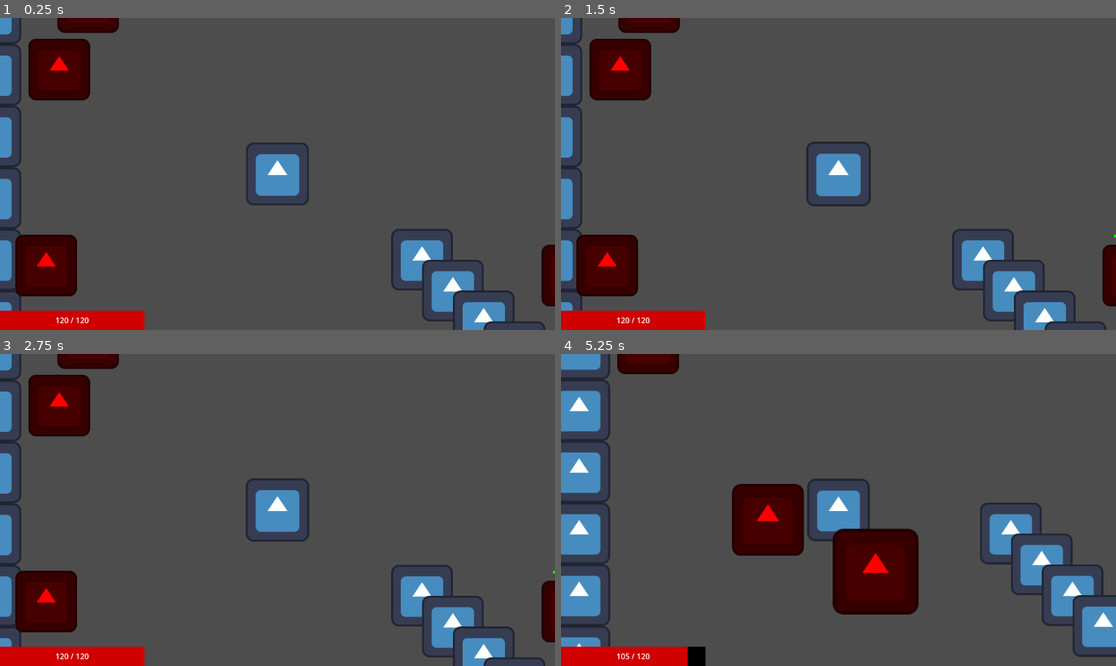
Above: before the commit, frames 1-4 (two rows, left to right).
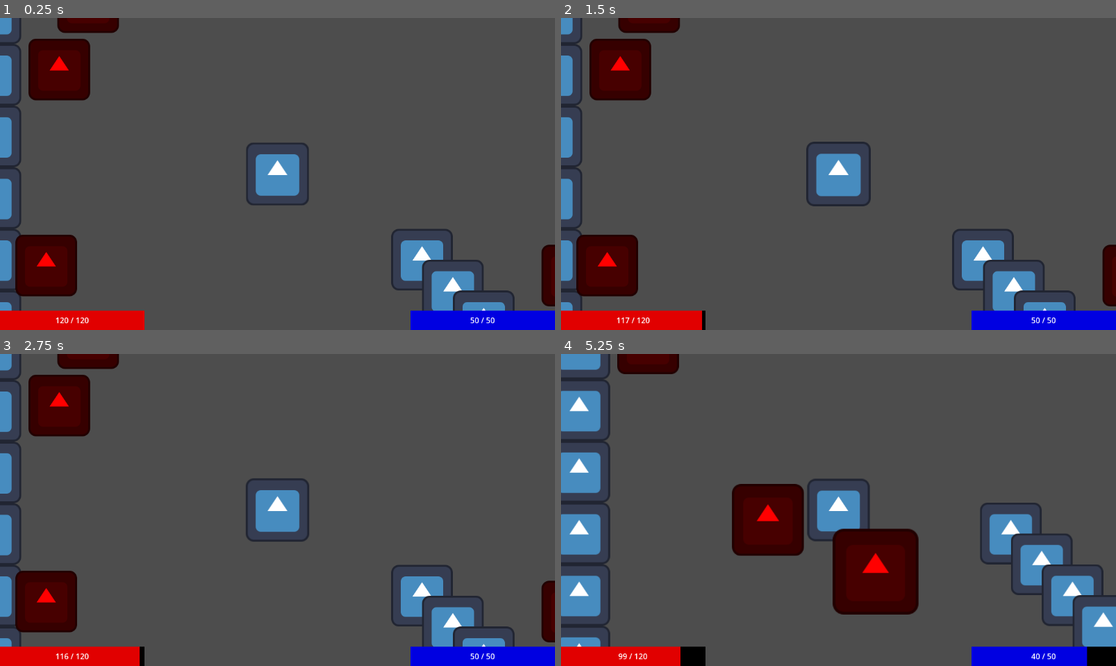
Above: after the commit, the same moments.

Repository: PietPadda/Godot_2D_ARPG
Game: Godot game, scene res://scenes/levels/main.tscn
Same seed, same stepped clock (60 frames per second), same inputs: the game is played once before the commit and once after it. The engine's default icon, where the game draws it, is replaced by a stand-in: a white triangle on a blue panel in a dark square.
Inputs (mouse positions are in pixels of both pictures, inside the frame that each line leads up to):
- Up to frame 1 (0.25 s): no input
- Up to frame 2 (1.5 s): tap Enter at 0.5 s; move the mouse to (960, 158) at 0.52 s; hold Space (attack) 0.53-1.28 s; tap Tab (ui_text_completion_replace) at 0.8, 1.35 s; move the mouse to (727, 189) at 1.27 s
- Up to frame 3 (2.75 s): tap Space (attack) at 1.55 s; move the mouse to (333, 441) at 2.02 s; hold Space (attack) from 2.03 s (still down); tap Tab (ui_text_completion_replace) at 2.3 s
- Up to frame 4 (5.25 s): move the mouse to (810, 572) at 2.77 s; release Space (attack) at 2.78 s; click (810, 572) at 2.85 s; tap Space (attack) at 3.05, 4.35 s; move the mouse to (1005, 556) at 3.52 s; hold Tab (ui_text_completion_replace) 3.53-4.28 s; tap 1 (skill_1, bound only after the commit) at 4.15 s; move the mouse to (672, 463) at 4.27 s; move the mouse to (866, 510) at 5.02 s; hold Tab (ui_text_completion_replace) from 5.03 s (still down)

The runs differ from the first frame. In frame 1, 1.6% of the frame differs, in the area x 73-100%, y 93-100%; in frame 2, 1.7%; in frame 3, 1.7%; in frame 4, 1.8%, in the area x 10-100%, y 93-100%.

Commit message:
feat(system): add mana resource and connect to UI

Diff:
--- a/project.godot
+++ b/project.godot
@@ -41,6 +41,11 @@
 "events": [Object(InputEventKey,"resource_local_to_scene":false,"resource_name":"","device":-1,"window_id":0,"alt_press …(192 unchanged characters)…
 ]
 }
+skill_1={
+"deadzone": 0.2,
+"events": [Object(InputEventKey,"resource_local_to_scene":false,"resource_name":"","device":-1,"window_id":0,"alt_pressed":false,"shift_pressed":false,"ctrl_pressed":false,"meta_pressed":false,"pressed":false,"keycode":0,"physical_keycode":49,"key_label":0,"unicode":49,"location":0,"echo":false,"script":null)
+]
+}
 
 [layer_names]
 
--- a/scenes/ui/HUD.tscn
+++ b/scenes/ui/HUD.tscn
@@ -7,7 +7,10 @@
 bg_color = Color(0, 0, 0, 1)
 
 [sub_resource type="StyleBoxFlat" id="StyleBoxFlat_6ll6g"]
-bg_color = Color(0.817316, 2.62313e-06, 1.05888e-06, 1)
+bg_color = Color(0.882353, 0, 0, 1)
+
+[sub_resource type="StyleBoxFlat" id="StyleBoxFlat_ig75s"]
+bg_color = Color(0, 0, 0.882353, 1)
 
 [node name="HUD" type="CanvasLayer"]
 script = ExtResource("1_kw0id")
@@ -22,7 +25,7 @@
 theme_override_styles/background = SubResource("StyleBoxFlat_atyv1")
 theme_override_styles/fill = SubResource("StyleBoxFlat_6ll6g")
 step = 1.0
-value = 100.0
+value = 50.0
 show_percentage = false
 
 [node name="HealthLabel" type="Label" parent="PlayerHealthBar"]
@@ -32,7 +35,34 @@
 anchor_bottom = 1.0
 grow_horizontal = 2
 grow_vertical = 2
-text = "label test value"
+text = "50 / 100"
+horizontal_alignment = 1
+vertical_alignment = 1
+
+[node name="PlayerManaBar" type="ProgressBar" parent="."]
+anchors_preset = 3
+anchor_left = 1.0
+anchor_top = 1.0
+anchor_right = 1.0
+anchor_bottom = 1.0
+offset_left = -300.0
+offset_top = -40.0
+grow_horizontal = 0
+grow_vertical = 0
+theme_override_styles/background = SubResource("StyleBoxFlat_atyv1")
+theme_override_styles/fill = SubResource("StyleBoxFlat_ig75s")
+step = 1.0
+value = 50.0
+show_percentage = false
+
+[node name="ManaLabel" type="Label" parent="PlayerManaBar"]
+layout_mode = 1
+anchors_preset = 15
+anchor_right = 1.0
+anchor_bottom = 1.0
+grow_horizontal = 2
+grow_vertical = 2
+text = "50 / 100"
 horizontal_alignment = 1
 vertical_alignment = 1
 
--- a/scripts/components/stats_component.gd
+++ b/scripts/components/stats_component.gd
@@ -4,15 +4,17 @@
 extends Node
 
 # signals
-signal died
-signal health_changed(current_health, max_health)
+signal died # death notification
+signal health_changed(current_health, max_health) # hp update
+signal mana_changed(current_mana, max_mana) # mana update
 
 # Link to the resource file that holds the base stats.
 @export var stats_data: CharacterStats
 
 # The entity's current, in-game stats.
-var current_health: int
-var is_dead: bool = false
+var current_health: int # entity hp tracker
+var current_mana: int # mana tracker
+var is_dead: bool = false # death tracker
 
 func _ready() -> void:
 	# Ensure a stats resource has been assigned in the editor.
@@ -22,12 +24,17 @@
 
 	# Initialize the current stats from the base stats data.
 	current_health = stats_data.max_health
-	# Emit the signal on ready to set the initial health bar value.
+	current_mana = stats_data.max_mana
+	# Emit the signals on ready to initliase current stats
 	emit_signal("health_changed", current_health, stats_data.max_health)
+	emit_signal("mana_changed", current_mana, stats_data.max_mana)
+
 	# For testing: print the initialized health.
 	print("%s initialized with %d HP." % [get_parent().name, current_health])
+	print("%s initialized with %d MANA." % [get_parent().name, current_mana])
 
 # Public function to apply damage to this entity.
+## Lose life function
 func take_damage(damage_amount: int) -> void:
 	# This is a "guard clause". If the entity is already dead,
 	# we stop the function immediately.
@@ -50,6 +57,16 @@
 		# Instead of queue_free(), we now emit a signal.
 		emit_signal("died")
 
+# Public function to attempt to use mana. Returns true on success.
+## Consume Mana function
+func use_mana(amount: int) -> bool:
+	if current_mana >= amount: # if sufficient
+		current_mana -= amount # decr
+		emit_signal("mana_changed", current_mana, stats_data.max_mana) # update
+		return true # mana use
+	else:
+		return false # no mana used!
+
 ## add xp to players
 func add_xp(amount: int) -> void:
 	if not stats_data: return # return if enemy doesn't have stats
@@ -61,7 +78,7 @@
 	while stats_data.current_xp >= stats_data.xp_to_next_level:
 		_level_up() # level up ONLY if more than req
 
-## level up on sufficient xp
+## level up player on sufficient xp
 func _level_up() -> void:
 	# Use up the XP for the level up.
 	stats_data.current_xp -= stats_data.xp_to_next_level
--- a/scripts/levels/main.gd
+++ b/scripts/levels/main.gd
@@ -1,13 +1,20 @@
 # main.gd
 extends Node2D
 
-# A reference to the TargetDummy node in the scene.
-@onready var dummy = $Skeleton
+# scene nodes (testing)
+@onready var player = $Player
 
 func _unhandled_input(event: InputEvent) -> void:
-	# Temporary test: Press 'Tab' to deal 10 damage to the dummy.
+	# Temporary test: Press 'Tab' to deal X damage
 	if event.is_action_pressed("ui_text_completion_replace"): # Default for Tab key, easy to use
-		if is_instance_valid(dummy): # only apply to dummy
-			var dummy_stats = dummy.get_node("StatsComponent")
-			if dummy_stats: # only if statscomponent exists
-				dummy_stats.take_damage(10) # apply dmg
+		if is_instance_valid(player): # only apply to player
+			var player_stats = player.get_node("StatsComponent")
+			if player_stats: # only if statscomponent exists
+				player_stats.take_damage(1) # apply dmg
+
+	# New temporary test: Press '1' to use X mana
+	if Input.is_action_just_pressed("skill_1"): # 1 custome keyb key
+		if is_instance_valid(player): # only apply to player
+			var player_stats = player.get_node("StatsComponent")
+			if player_stats: # only if statscomponent exists
+				player_stats.use_mana(10) # use mana
--- a/scripts/ui/hud.gd
+++ b/scripts/ui/hud.gd
@@ -4,6 +4,8 @@
 # scene nodes
 @onready var health_bar: ProgressBar = $PlayerHealthBar
 @onready var health_label: Label = $PlayerHealthBar/HealthLabel # child of healthbar
+@onready var mana_bar: ProgressBar = $PlayerManaBar
+@onready var mana_label: Label = $PlayerManaBar/ManaLabel # child of manabar
 @onready var inventory_panel = $InventoryPanel
 
 func _ready() -> void:
@@ -14,9 +16,11 @@
 		var player_stats = player.get_node("StatsComponent")
 		# Connect our UI update function to the player's signal.
 		player_stats.health_changed.connect(on_player_health_changed)
+		player_stats.mana_changed.connect(on_player_mana_changed)
 
-		# Manually update the bar once on startup to get the initial value.
+		# Manually update bars once on startup to get the initial value.
 		on_player_health_changed(player_stats.current_health, player_stats.stats_data.max_health)
+		on_player_mana_changed(player_stats.current_mana, player_stats.stats_data.max_mana)
 
 		# Connect to the new inventory signal.
 		var player_inventory = player.get_node("InventoryComponent")
@@ -29,8 +33,15 @@
 	if Input.is_action_just_pressed("toggle_inventory"):
 		inventory_panel.visible = not inventory_panel.visible
 
+## handle hp updates
 func on_player_health_changed(current_health: int, max_health: int) -> void:
 	health_bar.max_value = max_health
 	health_bar.value = current_health
 	# Update the label's text with the current and max health.
 	health_label.text = "%d / %d" % [current_health, max_health]
+
+## handle mana updates
+func on_player_mana_changed(current_mana: int, max_mana: int) -> void:
+	mana_bar.max_value = max_mana
+	mana_bar.value = current_mana
+	mana_label.text = "%d / %d" % [current_mana, max_mana]
Not shown: 1 places in scenes/ui/HUD.tscn that only renumber resources
